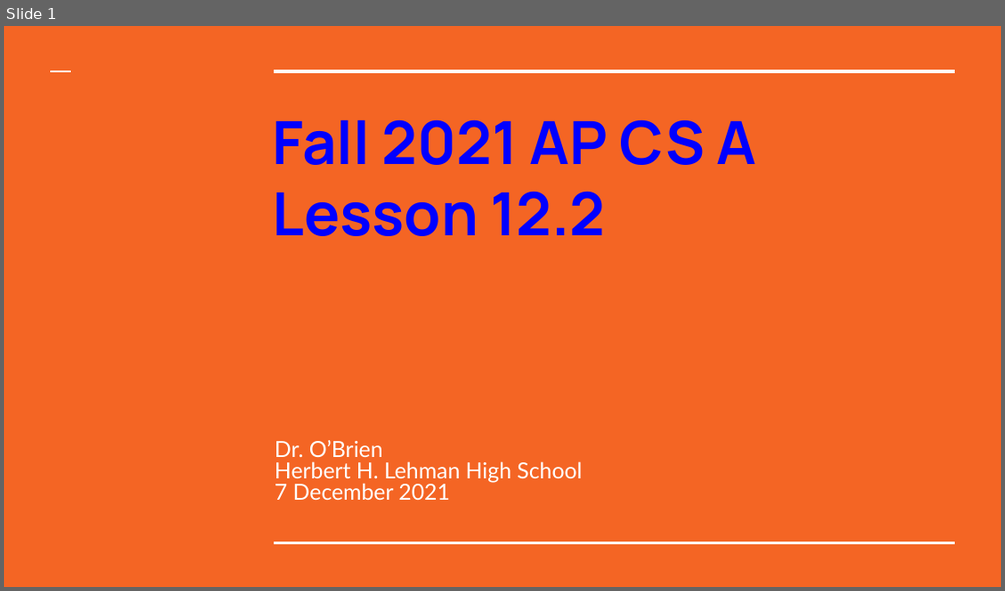
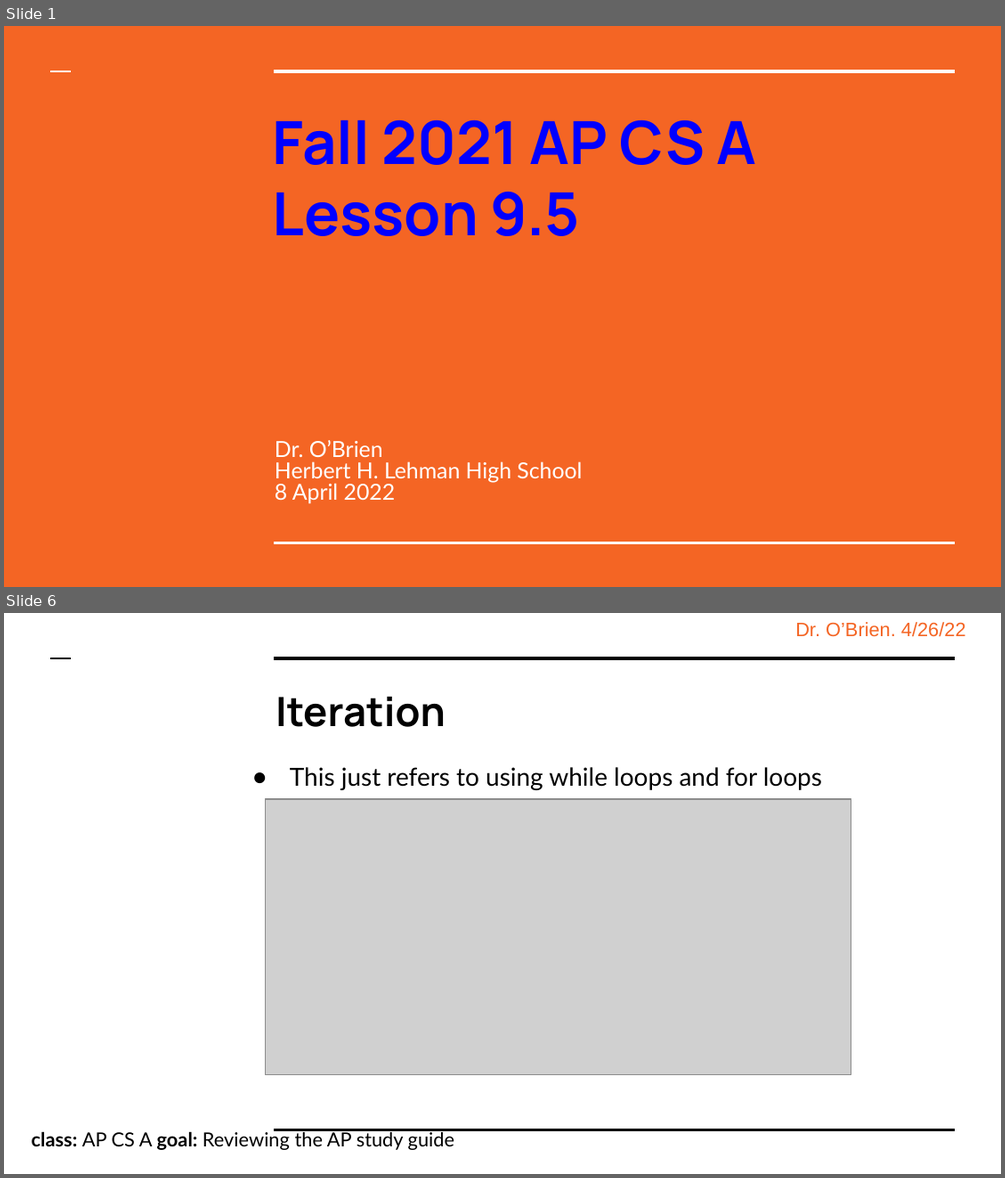
Before and after one commit to cobrien87/work, a slide deck: old/apcsa_12_2.pptx. Shown one above the other, each under a label of ours: slide 1 before the commit, slides 1 and 6 after it; the slides between them are not shown. The pictures are 1005x591 and 1005x1178 pixels, drawn with LibreOffice and Linux fonts; fonts in the diff are those of the drawing; grey boxes stand for pictures; background and template pictures are left out. Boxes give left, top, right and bottom in pixels: in the first picture for what was removed or moved away, otherwise in the second. Text is boxed around its words. In the diff, an @@ line names an element or a change of style, - is before the commit and + after.

```diff
--- a/old/apcsa_12_2.pptx
+++ b/old/apcsa_12_2.pptx
@@ slide 6 added at (4, 613, 1001, 1174), background #FFFFFF @@
@@ text added at (795, 622, 966, 637), 14 pt, text #F46524 @@
+Dr. O’Brien. 4/26/22
@@ line added from (51, 657) to (71, 657), #000000 1.5 pt @@
@@ line added from (275, 657) to (955, 657), #000000 3 pt @@
@@ title added at (275, 696, 445, 727), 29.1 pt, text #000000, bold @@
+Iteration
@@ text added at (290, 767, 822, 790), 18 pt, text #000000 @@
+● This just refers to using while loops and for loops
@@ picture added at (265, 799, 851, 1075) @@
@@ text added at (32, 1129, 454, 1150), 14 pt, text #000000 @@
+class: AP CS A goal: Reviewing the AP study guide
@@ line added from (275, 1129) to (955, 1129), #000000 1.5 pt @@
@@ slide 1 changed as well @@
@@ title at (273, 192, 580, 236): text changed @@
-Lesson 12.2
+Lesson 9.5
@@ subtitle at (275, 483, 396, 504): text changed @@
-7 December 2021
+8 April 2022
```
Also in this commit, not shown: 6 other slides added, 8 slides removed, 9 other files.
